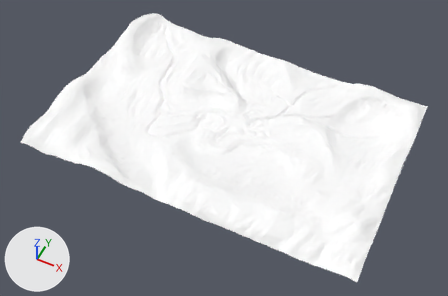
Renders of the FBX model Assets/Meshes/Levels/Level_Revamp/Level_1_terrain.fbx from each side of a commit.
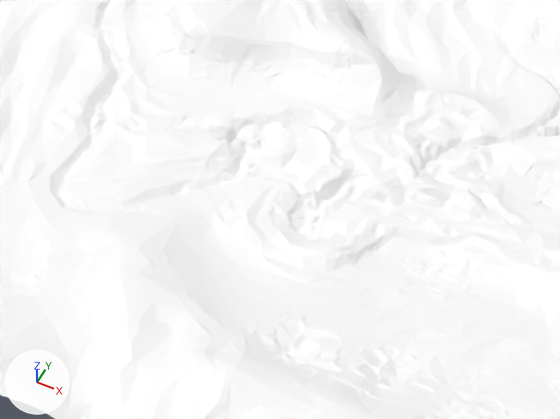
There are two pictures of each version: one whole from a 50 mm lens placed at (16.2, -34.3, 39.3), pointed at (-0.1, -1.9, -1.3), one close up on the part from 29% to 64% of the width and 27% to 66% of the height. The lights are fixed; the arrows at lower left show +X, +Y and +Z. Where no turn or scale is listed for an object, it has been applied to the vertices.

The older version as bpy lines, for what is in view:
```python
me_mesh = bpy.data.meshes.new('Mesh')
me_mesh.from_pydata(...)  # 8256 vertices, 15606 faces; spans x -15.2..15.0, y -10.4..10.2, z 0.2..2.9
me_mesh.materials.append(mat_level_1_terrain_defaultmat1)  # its picture is missing
ob_level_1_terrain = bpy.data.objects.new('Level_1_Terrain', me_mesh)
ob_level_1_terrain.location = (-0.29, -0.17, -1.43)
```
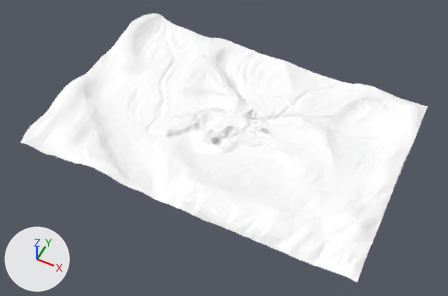
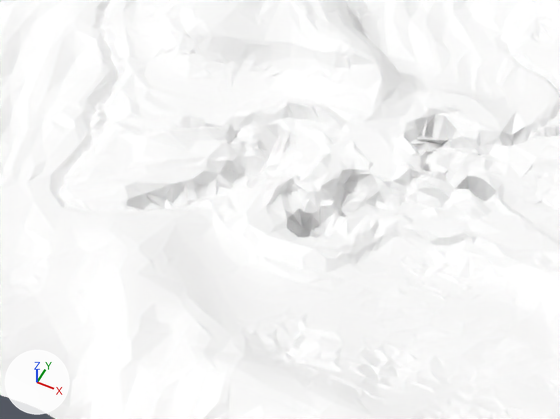
Where the change shows, as pixel boxes (x1, y1, x2, y2) in the close-ups (560 x 419 px; the box of a moved part takes in the faces that stretch with it):
part 1 of me_mesh, moved or reshaped
    both: (117, 101, 537, 273)
part 2 of me_mesh, shading changed
    both: (0, 0, 560, 419)

What changed in the scene script:
```text
Change me_mesh:
    where me_mesh.from_pydata(...)  # 8256 vertices, 15606 faces; spans x -15.2..15.0, y -10.4..10.2, z 0.2..2.9
    used by ob_level_1_terrain; location = (-0.29, -0.17, -1.43)
    me_mesh part 1: 411 of 8256 vertices moved; they spanned x -5.7..7.6, y -3.5..3.1, z 1.1..1.6 and now span x -5.7..7.6, y -3.5..3.1, z 0.4..1.8; mean shift (0.0, 0.0, -0.1); largest move (-0.2, -2.0, 1.1) -> (0.0, -2.6, 0.5)
    me_mesh part 2: edges marked sharp go from 22172 to 22165
```
